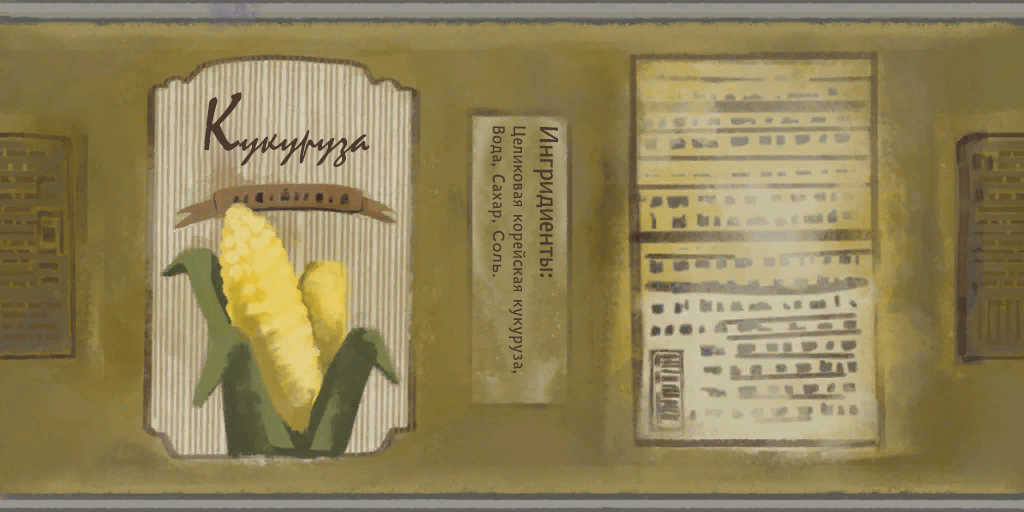
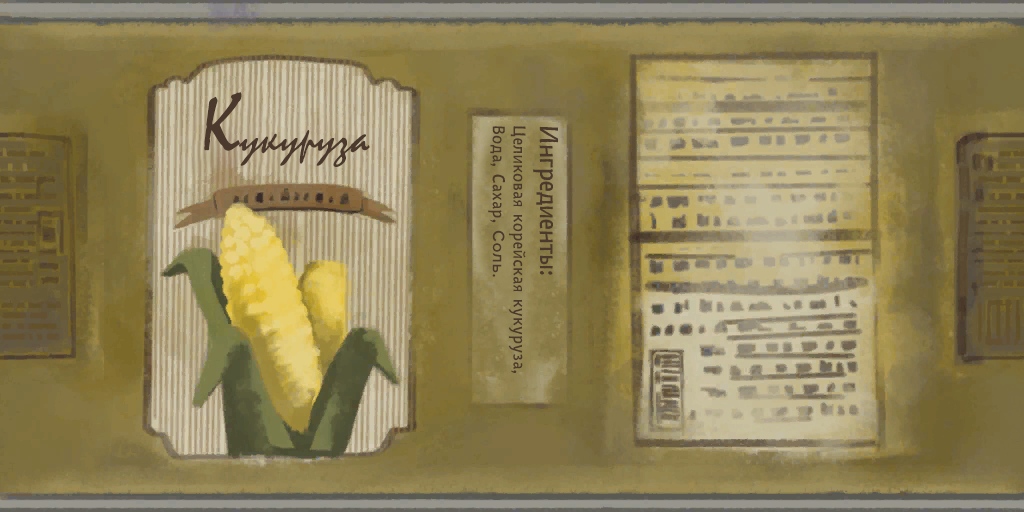
The second w=1024, h=512 image is a revision of the first. Changes to its layers:
renamed "Ингридиенты:" to "Ингредиенты:", painted on it over [536, 181, 553, 278]